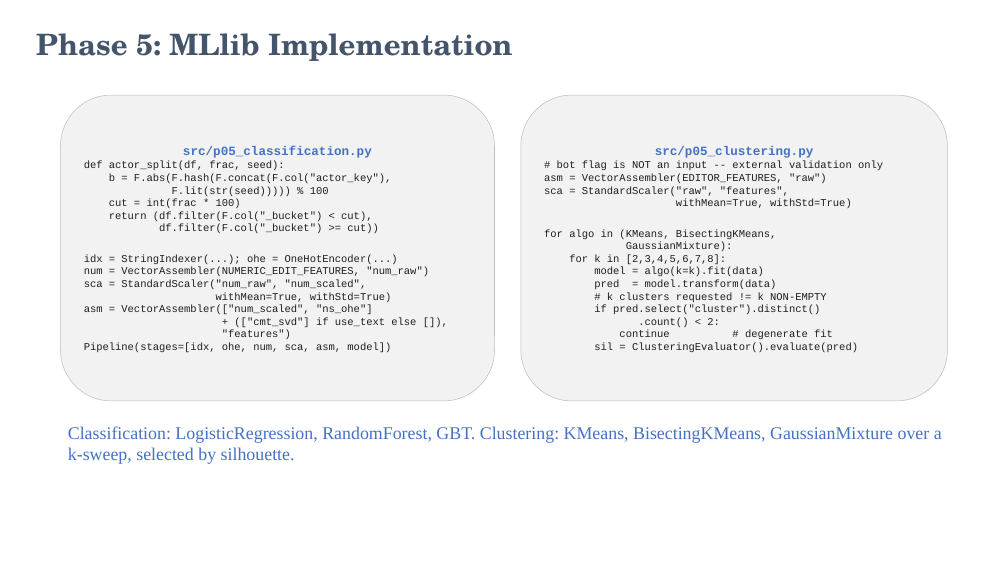
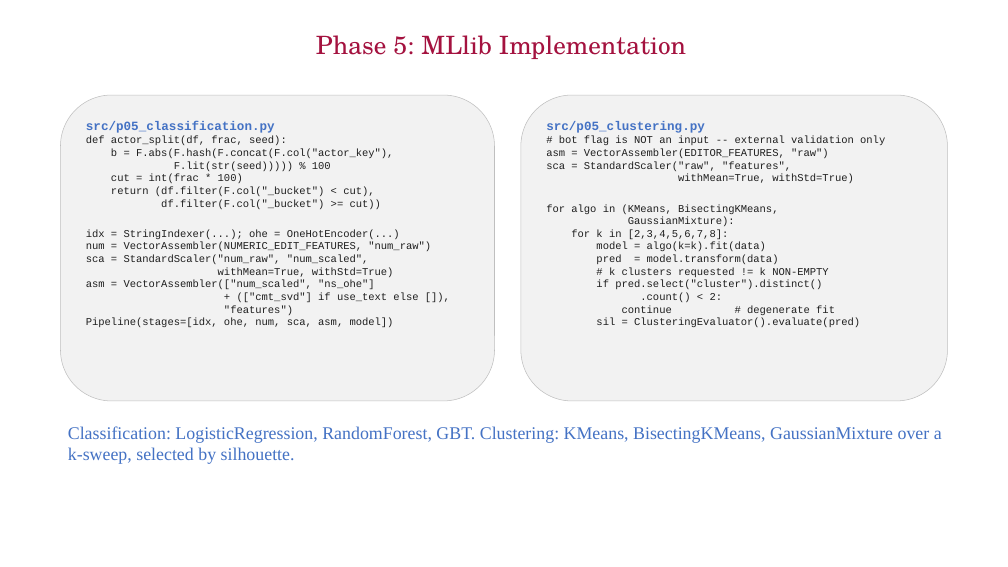
Before and after one commit to CognacStealer/BIgData, a slide deck: slide 12 of reports/MMDS_EndSem_Wikimedia_Bot_Detection.pptx. Drawn at 1008x567 pixels with LibreOffice and Linux fonts; fonts in the diff are those of the drawing; background and template pictures are left out. Boxes give left, top, right and bottom in pixels: in the first picture for what was removed or moved away, otherwise in the second. Text is boxed around its words. In the diff, an @@ line names an element or a change of style, - is before the commit and + after.

```diff
--- a/reports/MMDS_EndSem_Wikimedia_Bot_Detection.pptx
+++ b/reports/MMDS_EndSem_Wikimedia_Bot_Detection.pptx
@@ title "Phase 5: MLlib Implementation" at box(316, 35, 686, 59): size 28 to 24 pt, text colour #44546A to #A4123F, bold off; alignment left to centre @@
@@ rounded rectangle "src/p05_classification.py" at box(60, 95, 495, 402): vertical alignment middle to top @@
@@ rounded rectangle "src/p05_clustering.py" at box(521, 95, 948, 402): vertical alignment middle to top @@
@@ text in rounded rectangle at box(86, 121, 275, 133): alignment centre to left @@
@@ text in rounded rectangle at box(546, 121, 705, 133): alignment centre to left @@
```
Also in this commit, not shown: 22 other slides changed, 2 other files.
